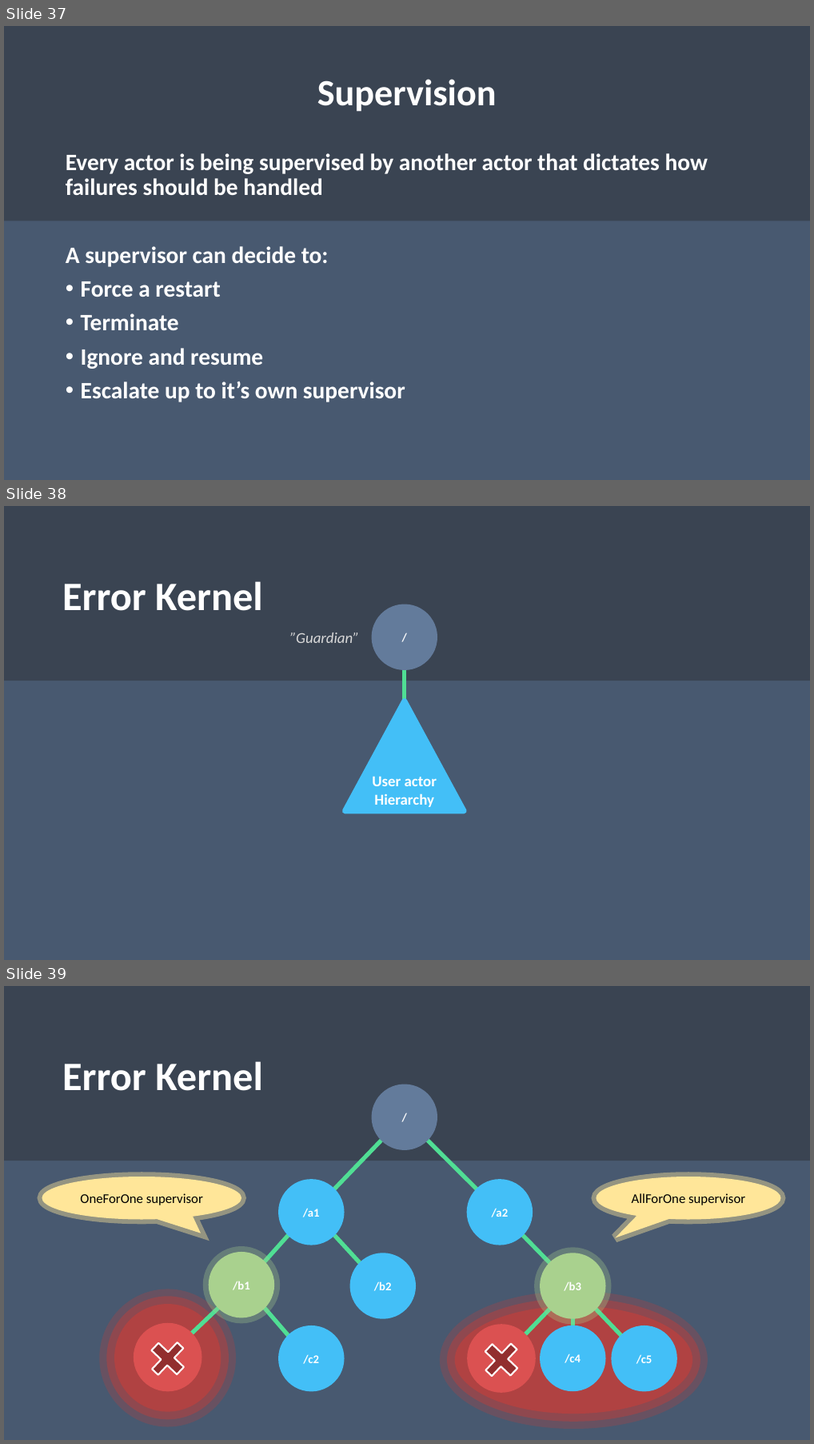
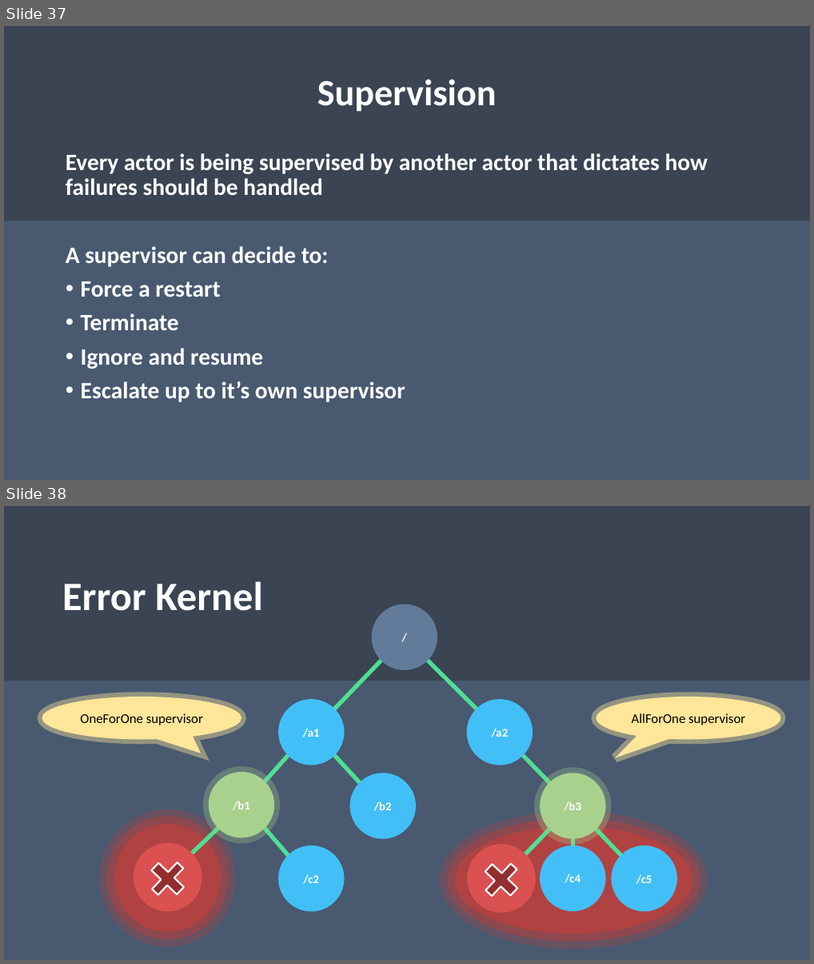
Before and after one commit to rogeralsing/Presentations, a slide deck: ProtoActor/TV4/protoactor.pptx. Shown one above the other, each under a label of ours: slides 37, 38 and 39 before the commit, slides 37 and 38 after it. The pictures are 814x1444 and 814x964 pixels, drawn with LibreOffice and Linux fonts; fonts in the diff are those of the drawing. Boxes give left, top, right and bottom in pixels: in the first picture for what was removed or moved away, otherwise in the second. Text is boxed around its words. In the diff, an @@ line names an element or a change of style, - is before the commit and + after.

```diff
--- a/ProtoActor/TV4/protoactor.pptx
+++ b/ProtoActor/TV4/protoactor.pptx
@@ slide 38 removed at [4,506,810,960], background #485970 @@
@@ rounded rectangle removed at [4,506,810,680] @@
@@ text removed at [62,581,263,611] @@
-Error Kernel
@@ ellipse removed at [372,604,438,670] @@
-/
@@ text removed at [290,632,359,643] @@
-”Guardian”
@@ line removed from (405, 700) to (405, 670) @@
@@ triangle removed at [345,700,464,811] @@
-User actor
-Hierarchy
@@ what was slide 39 is now slide 38 @@
```
Also in this commit, not shown: 6 slides added, 1 other slide removed, 1 other file.
